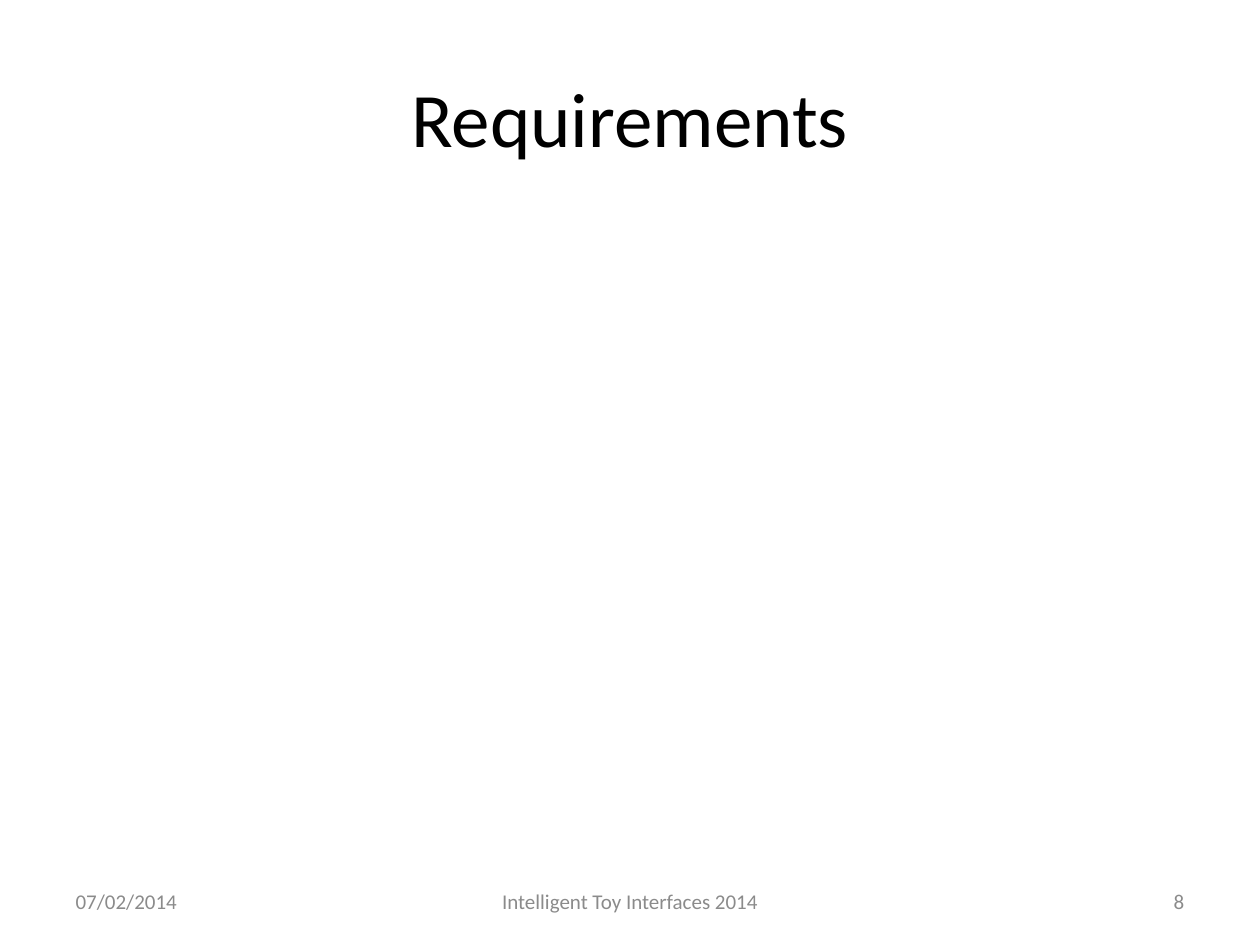
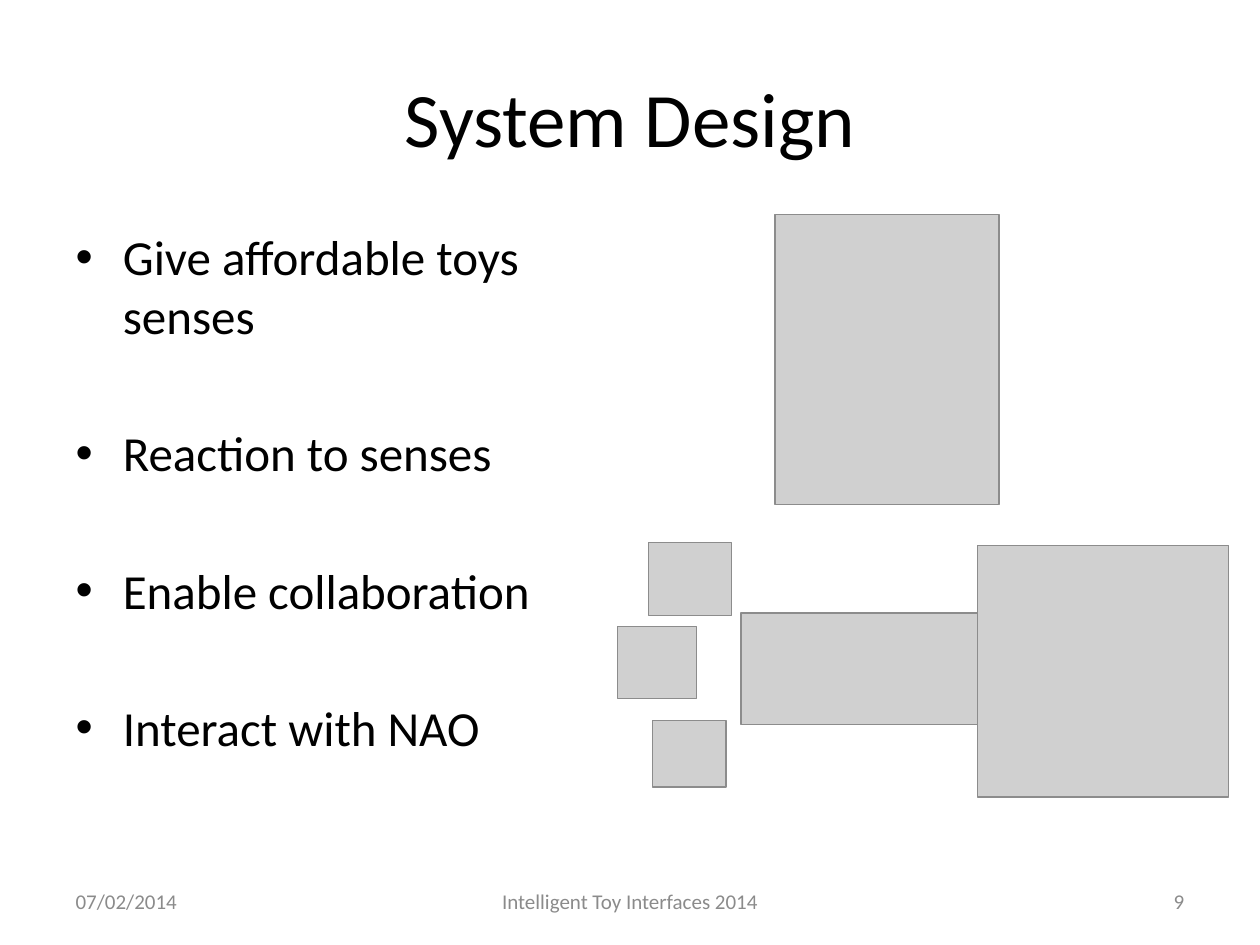
Before and after one commit to AlexJaeger/presfyp, a slide deck: slide 9 of Presentation.pptx (slide 8 before the commit). Drawn at 1260x945 pixels with LibreOffice and Linux fonts; fonts in the diff are those of the drawing; grey boxes stand for pictures; background and template pictures are left out. Boxes give left, top, right and bottom in pixels: in the first picture for what was removed or moved away, otherwise in the second. Text is boxed around its words. In the diff, an @@ line names an element or a change of style, - is before the commit and + after.

Commit message:
slides

```diff
--- a/Presentation.pptx
+++ b/Presentation.pptx
@@ title at (405, 94, 855, 161): text changed @@
-Requirements
+System Design
@@ picture added at (775, 214, 999, 504) @@
@@ text added at (123, 241, 529, 747), 28 pt, text #000000 @@
+• Give affordable toys senses
+• Reaction to senses
+• Enable collaboration
+• Interact with NAO
@@ picture added at (649, 543, 732, 616) @@
@@ picture added at (978, 546, 1230, 798) @@
@@ picture added at (617, 626, 697, 698) @@
@@ picture added at (741, 612, 1033, 723) @@
@@ picture added at (653, 721, 726, 788) @@
@@ page number at (1174, 895, 1185, 909): text changed @@
-8
+9
```
Also in this commit, not shown: 1 other slide changed, 2 slides added, 1 other file.
